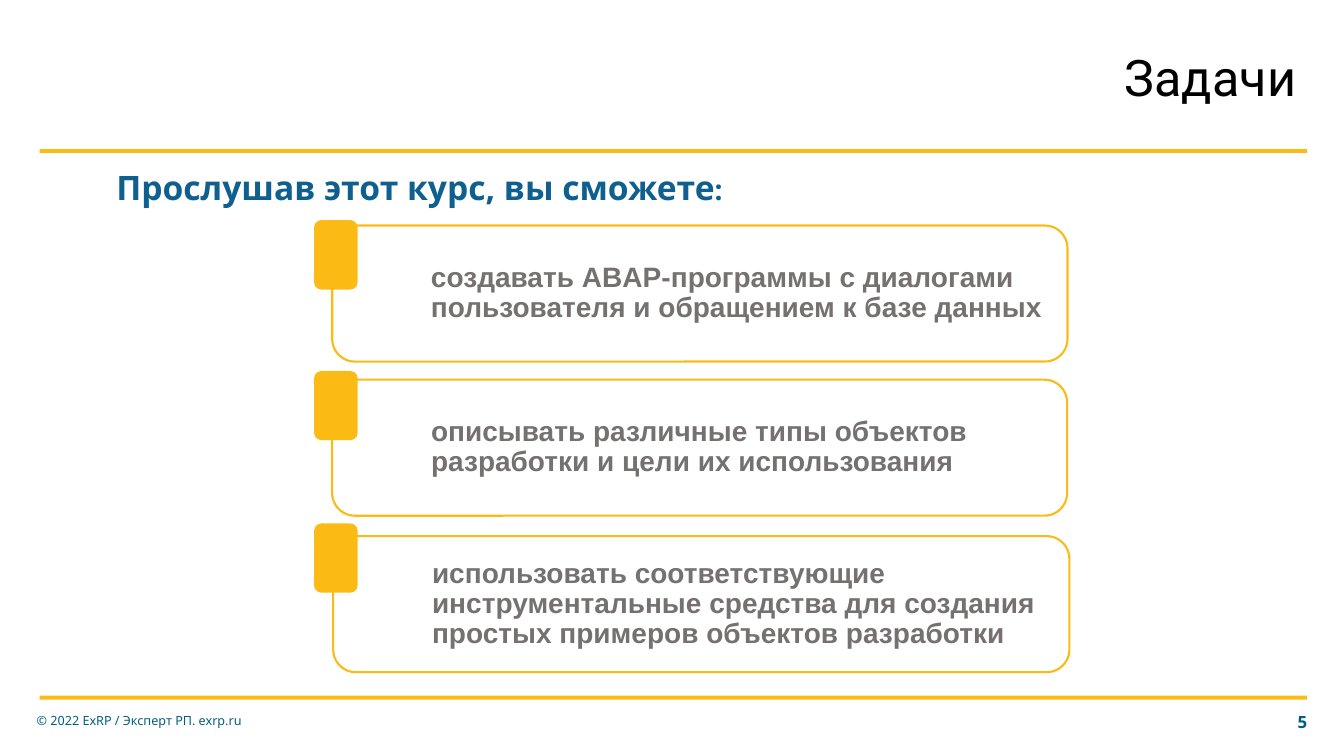
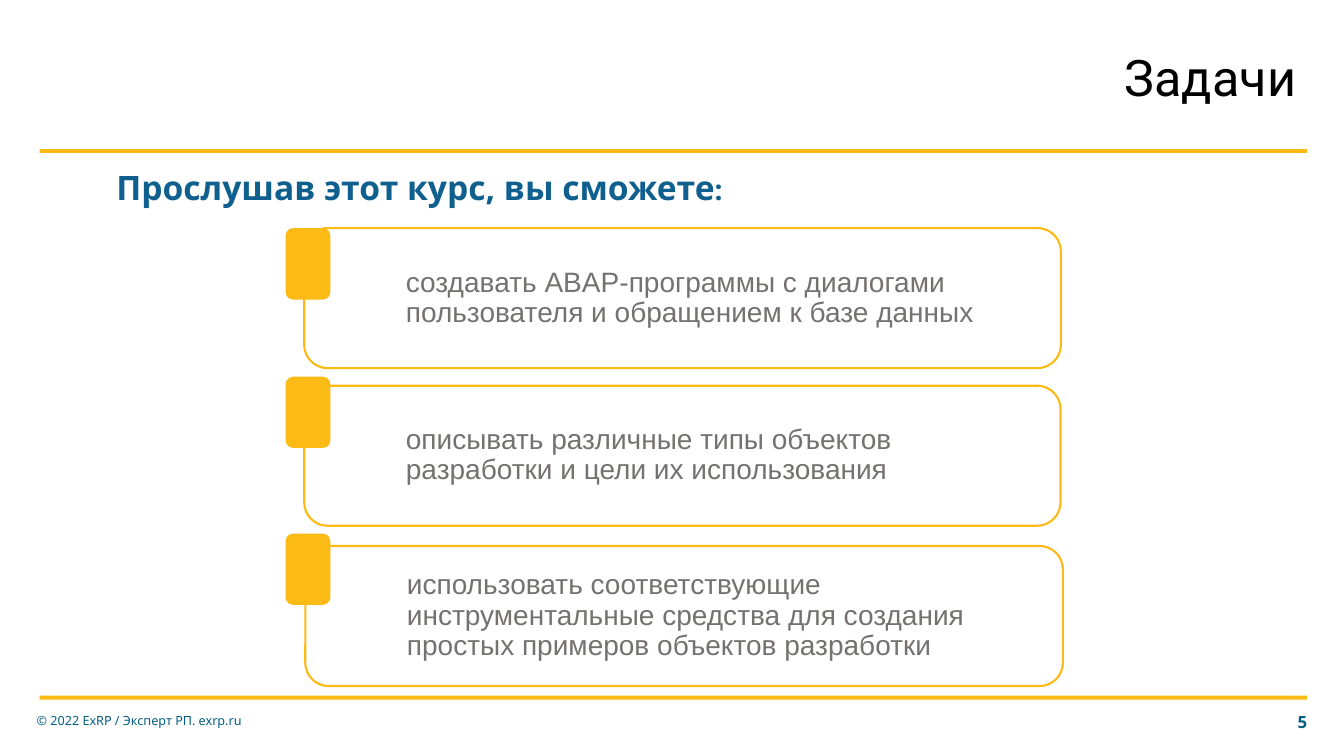
Before and after one commit to Buran1988/rusap, a slide deck: slide 5 of Введение в ABAP/Презентации/ABAP_prog_intro.pptx. Drawn at 1344x756 pixels with LibreOffice and Linux fonts; fonts in the diff are those of the drawing; background and template pictures are left out. Boxes give left, top, right and bottom in pixels: in the first picture for what was removed or moved away, otherwise in the second. Text is boxed around its words. In the diff, an @@ line names an element or a change of style, - is before the commit and + after.

```diff
--- a/Введение в ABAP/Презентации/ABAP_prog_intro.pptx
+++ b/Введение в ABAP/Презентации/ABAP_prog_intro.pptx
@@ rounded rectangle: place and size @@
-rounded rectangle at [315,220,358,289]
+rounded rectangle at [285,228,330,299]
@@ rounded rectangle: place and size @@
-rounded rectangle at [333,226,1068,362]
+rounded rectangle at [304,228,1062,368]
@@ text "создавать ABAP-программы с диалогами пользователя ...": place and size @@
-text "создавать ABAP-программы с диалогами пользователя ..." at [431,267,1042,322]
+text "создавать ABAP-программы с диалогами пользователя ..." at [406,272,973,327]
@@ rounded rectangle: place and size @@
-rounded rectangle at [315,371,358,441]
+rounded rectangle at [285,377,330,449]
@@ rounded rectangle: place and size @@
-rounded rectangle at [333,380,1068,516]
+rounded rectangle at [304,386,1061,526]
@@ text "описывать различные типы объектов разработки ...": place and size @@
-text "описывать различные типы объектов разработки ..." at [431,420,967,477]
+text "описывать различные типы объектов разработки ..." at [406,428,891,485]
@@ rounded rectangle: place and size @@
-rounded rectangle at [315,523,358,593]
+rounded rectangle at [285,533,330,605]
@@ rounded rectangle: place and size @@
-rounded rectangle at [334,536,1070,673]
+rounded rectangle at [306,546,1064,687]
@@ bold off in 3 elements at [406,272,973,327], [406,428,891,485], [407,579,964,660] @@
@@ text "использовать соответствующие инструментальные средства для ...": place and size @@
-text "использовать соответствующие инструментальные средства для ..." at [432,568,1034,648]
+text "использовать соответствующие инструментальные средства для ..." at [407,579,964,660]
```
Also in this commit, not shown: 5 other slides changed, 1 other file.
